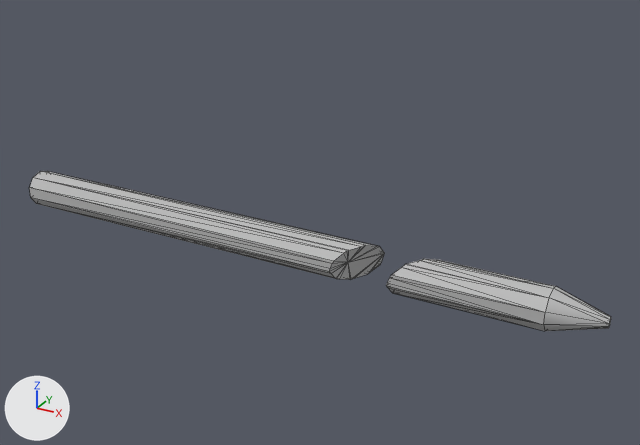
A saved change to the FBX model Assets/Environment/BrokenPencil/BrokenPencil_mesh.fbx.
Before and after are seen from a camera (50 mm lens) standing at (0.0566, -0.0945, 0.0518) and looking at (0.0025, 0.0038, 0.0027). Arrows for +X, +Y and +Z are at lower left; the lights stay in place. Mesh edges are drawn as thin lines. Where no turn or scale is listed for an object, it has been applied to the vertices.

The older version as bpy lines, for what is in view:
```python
me_mesh = bpy.data.meshes.new('Mesh')
me_mesh.from_pydata(...)  # 38 vertices, 72 faces; spans x -0.0295..0.0295, y -0.0026..0.0026, z -0.0028..0.0028
me_mesh.materials.append(mat_brokenpencil)  # its picture is missing
me_mesh_001 = bpy.data.meshes.new('Mesh.001')
me_mesh_001.from_pydata(...)  # 48 vertices, 92 faces; spans x -0.0136..0.0136, y -0.0026..0.0026, z -0.0028..0.0028
me_mesh_001.materials.append(mat_brokenpencil)  # its picture is missing
ob_brokenpencil_bottom_low = bpy.data.objects.new('BrokenPencil_Bottom_low', me_mesh)
ob_brokenpencil_bottom_low.location = (-0.0166, 0.0, 0.0)
ob_brokenpencil_top_low = bpy.data.objects.new('BrokenPencil_Top_low', me_mesh_001)
ob_brokenpencil_top_low.location = (0.0292, 0.0, 0.0)
```
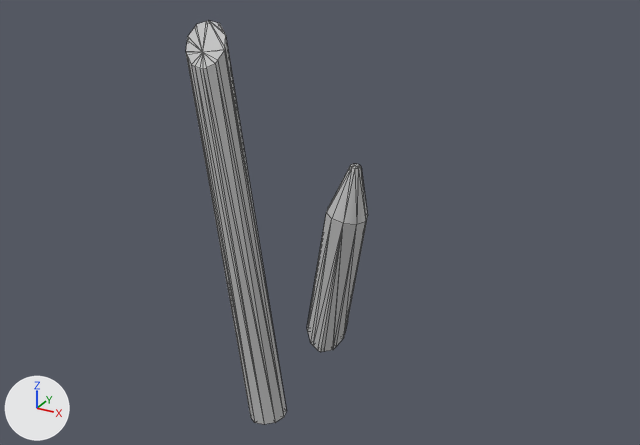
Changed parts and their boxes [x1, y1, x2, y2] in the pictures (640 x 445 px):
'BrokenPencil_Bottom_low', mesh turned, moved: before [29, 171, 385, 280]; after [186, 21, 286, 424]
'BrokenPencil_Top_low', mesh turned, moved: before [386, 259, 611, 331]; after [307, 164, 368, 352]

The change, as a diff of the scene's bpy script:
```diff
--- a/Assets/Environment/BrokenPencil/BrokenPencil_mesh.fbx.py
+++ b/Assets/Environment/BrokenPencil/BrokenPencil_mesh.fbx.py
@@ me_mesh_001 @@
 me_mesh_001.from_pydata(...)  # 48 vertices, 92 faces; spans x -0.0136..0.0136, y -0.0026..0.0026, z -0.0028..0.0028
 # used by ob_brokenpencil_top_low; location = (0.0292, 0.0, 0.0)
+# me_mesh_001 part 2: the whole mesh is turned -80.7 degrees about the y axis through its middle, then moved by (0.0075, 0.0, 0.0)
 me_mesh_001.materials.append(mat_brokenpencil)
@@ me_mesh @@
 me_mesh.from_pydata(...)  # 38 vertices, 72 faces; spans x -0.0295..0.0295, y -0.0026..0.0026, z -0.0028..0.0028
 # used by ob_brokenpencil_bottom_low; location = (-0.0166, 0.0, 0.0)
+# me_mesh part 1: the whole mesh is turned -98.3 degrees about the y axis through its middle, then moved by (-0.0086, 0.0, 0.0)
 me_mesh.materials.append(mat_brokenpencil)
@@ ob_brokenpencil_top_low @@
 ob_brokenpencil_top_low = bpy.data.objects.new('BrokenPencil_Top_low', me_mesh_001)
-ob_brokenpencil_top_low.location = (0.0292, 0.0, 0.0)
+ob_brokenpencil_top_low.location = (0.0, 0.0, 0.0)
@@ ob_brokenpencil_bottom_low @@
 ob_brokenpencil_bottom_low = bpy.data.objects.new('BrokenPencil_Bottom_low', me_mesh)
-ob_brokenpencil_bottom_low.location = (-0.0166, 0.0, 0.0)
+ob_brokenpencil_bottom_low.location = (0.0, 0.0, 0.0)
```
